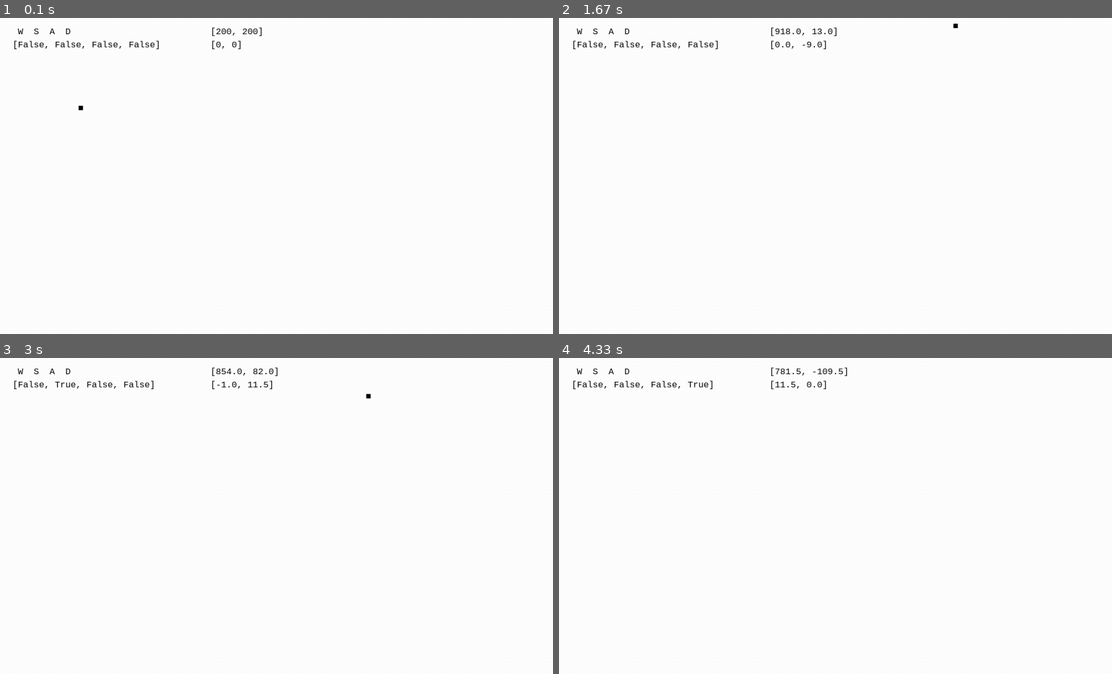
Above: before the commit, frames 1-4 (two rows, left to right).
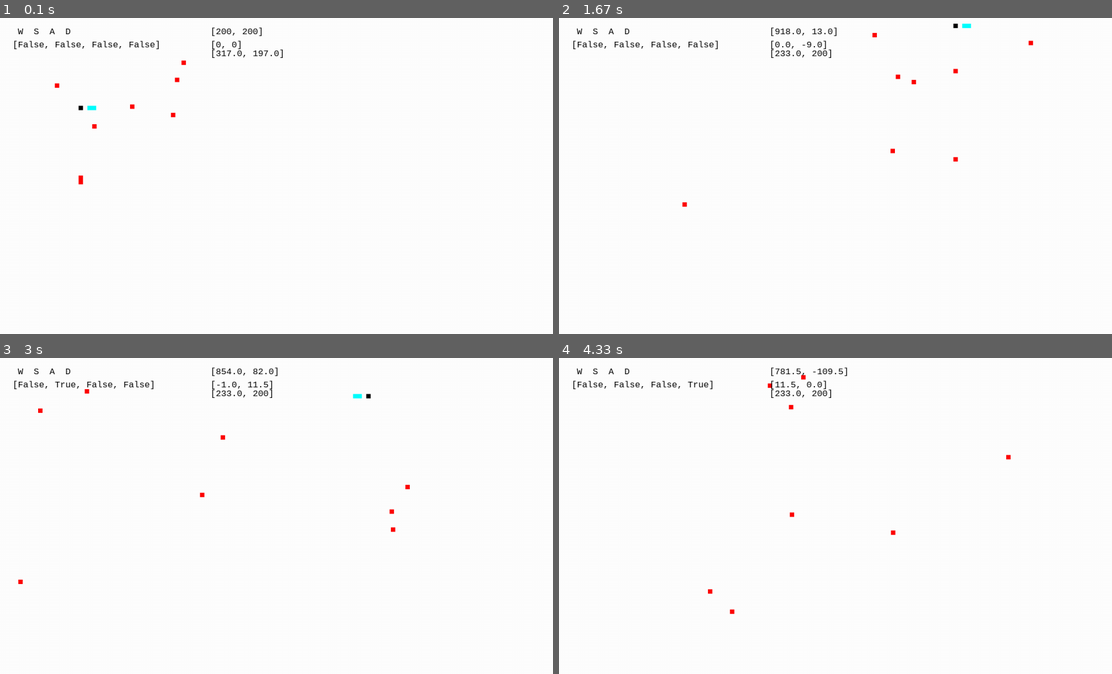
Above: after the commit, the same moments.

Repository: OniReddo/PygamesStof
Game: pygame game, started from PygameObjected.py
The game is run twice, just before and just after one commit, with the same random seed, the same clock (stepped at 60 frames per second) and the same inputs.
Inputs:
- Up to frame 1 (0.1 s): no input
- Up to frame 2 (1.67 s): hold Space 0.33-0.8 s; hold D 0.33-0.8 s; hold D 0.83-1.3 s; tap Space at 0.9, 1.2, 1.4 s; hold W 1.33-1.63 s
- Up to frame 3 (3 s): hold D 1.67-2.13 s; tap Space at 1.73, 2.03, 2.23, 2.53, 2.8 s; hold A 2.17-2.7 s; hold S from 2.73 s (still down)
- Up to frame 4 (4.33 s): release S at 3.03 s; hold A 3.07-3.47 s; tap Space at 3.13, 3.43, 3.57, 3.97, 4.27 s; hold W 3.5-3.87 s; hold D from 3.9 s (still down)

The runs differ from the first frame. In frame 1, 0.2% of the frame differs, in the area x 9-52%, y 9-53%; in frame 2, 0.2%; in frame 3, 0.2%; in frame 4, 0.2%.

Commit message:
testano testano testa

Diff:
--- a/PygameObjected.py
+++ b/PygameObjected.py
@@ -1,3 +1,5 @@
+import random
+
 import pygame.display
 from pygame import *
 
@@ -23,11 +25,22 @@
     @staticmethod
     def start():
         Player.createplayer()
+        Sword.create()
+
+        Enemy.create()
+        Enemy.create()
+        Enemy.create()
+        Enemy.create()
+        Enemy.create()
+        Enemy.create()
+        Enemy.create()
+        Enemy.create()
 
         Text.createtext(Input.playerinput, 50, 50)
         Text.createtext(' W  S  A  D', 50, 20)
-        Text.createtext(Player.playerwheel[0].pos, 500, 20, 0)
+        Text.createtext(Player.playerwheel[0].pos, 500, 20)
         Text.createtext(Player.playerwheel[0].spd, 500, 50)
+        Text.createtext(Enemy.enemywheel[0].pos, 500, 70)
         Game.main()
 
 
@@ -39,9 +52,54 @@
         while True:
             Game.clock.tick(60)
             Methods.quit()
+            Collisions.sword()
             Input.player()
             Physics.playerphys()
+            Enemy.chase()
             Render.render()
+
+
+class EnemyOBJ:
+    def __init__(self):
+        print('criado')
+        self.color = (255,0,0)
+        self.pos = [random.randint(1,500), random.randint(1,500)]
+
+    def draw(self):
+        pygame.draw.rect(Window.window, self.color, (self.pos[0], self.pos[1], 10, 10))
+
+class Enemy:
+    enemycount = 0
+    enemywheel = []
+
+    @staticmethod
+    def create():
+        Enemy.enemywheel.append(Enemy.enemycount)
+        Enemy.enemywheel[Enemy.enemycount] = EnemyOBJ()
+        Enemy.enemycount += 1
+
+    @staticmethod
+    def chase():
+        spd = 6
+        for enemy in Enemy.enemywheel:
+            disx = Player.playerwheel[0].pos[0] - enemy.pos[0]
+            disy = Player.playerwheel[0].pos[1] - enemy.pos[1]
+
+            print(enemy.pos)
+
+            if abs(disx) <= spd:
+                enemy.pos[0] = Player.playerwheel[0].pos[0]
+                disx = Player.playerwheel[0].pos[0] - enemy.pos[0]
+
+            if abs(disy) <= spd:
+                enemy.pos[1] = Player.playerwheel[0].pos[1]
+                disy = Player.playerwheel[0].pos[1] - enemy.pos[1]
+
+            if disx != 0:
+                enemy.pos[0] += spd * ( disx / abs( disx ))
+            if disy != 0:
+                enemy.pos[1] += spd * ( disy / abs(disy))
+
 
 
 class Player:
@@ -55,7 +113,7 @@
         Player.playercount += 1
 
     def __init__(self):
-        self.pos = [200, 200]
+        self.pos = [200,200]
         self.spd = [0, 0]
         self.color = (0, 0, 0)
 
@@ -63,8 +121,26 @@
         pygame.draw.rect(Window.window, self.color, (self.pos[0], self.pos[1], 10, 10))
 
 
+class Sword:
+    swordcount = 0
+    swordwheel = []
+
+    @staticmethod
+    def create():
+        Sword.swordwheel.append(Sword.swordcount)
+        Sword.swordwheel[Sword.swordcount] = Sword()
+        Sword.swordcount += 1
+
+    def __init__(self):
+        self.color = (0,0,255)
+        self.swordpos = Player.playerwheel[0].pos[0]
+
+    def draw(self):
+        pygame.draw.rect(Window.window, (0, 255, 255), (self.swordpos, Player.playerwheel[0].pos[1], 20, 10))
+
 class Input:
     playerinput = [False, False, False, False]
+    isflipped = False
 
     @staticmethod
     def player():
@@ -84,14 +160,19 @@
         if pygame.key.get_pressed()[K_a]:
             if not Input.playerinput[3]:
                 Input.playerinput[2] = True
+                Input.isflipped = True
         else:
             Input.playerinput[2] = False
         # D
         if pygame.key.get_pressed()[K_d]:
             if not Input.playerinput[2]:
                 Input.playerinput[3] = True
+                Input.isflipped = False
         else:
             Input.playerinput[3] = False
+        if pygame.key.get_pressed()[K_SPACE]:
+            for enemy in Enemy.enemywheel:
+                enemy.pos = [random.randint(1,1280), random.randint(1,720)]
 
 
 class Physics:
@@ -103,7 +184,6 @@
 
     @staticmethod
     def playerphys():
-
         # Placeholder
         # Y Speedbreaker limit
         if Player.playerwheel[0].spd[1] > 10:
@@ -142,6 +222,19 @@
         Player.playerwheel[0].pos[1] += Player.playerwheel[0].spd[1]
         Player.playerwheel[0].pos[0] += Player.playerwheel[0].spd[0]
 
+        if Input.isflipped == False :
+            Sword.swordwheel[0].swordpos = Player.playerwheel[0].pos[0] + 20
+        if Input.isflipped:
+            Sword.swordwheel[0].swordpos = Player.playerwheel[0].pos[0] - 30
+
+class Collisions:
+    @staticmethod
+    def sword():
+        for enemy in Enemy.enemywheel:
+           pass
+
+
+
 
 class Text:
     textfont = pygame.font.SysFont("monospace", 20)
@@ -150,8 +243,6 @@
 
     @staticmethod
     def createtext(text, posx, posy, house=None):
-        print(f' Creation = {text}')
-        print(type(text))
         Text.textwheel.append(Text.textcount)
         Text.textwheel[Text.textcount] = Text(text, posx, posy, house)
         Text.textcount += 1
@@ -174,9 +265,20 @@
 
 class Render:
     @staticmethod
+    def objects():
+        for enemy in Enemy.enemywheel:
+            enemy.draw()
+        for sword in Sword.swordwheel:
+            sword.draw()
+        for player in Player.playerwheel:
+            player.draw()
+
+
+    @staticmethod
     def render():
         Window.window.fill((255, 255, 255))
         Player.playerwheel[0].draw()
+        Render.objects()
         Text.txtupd()
         pygame.display.update()
 
